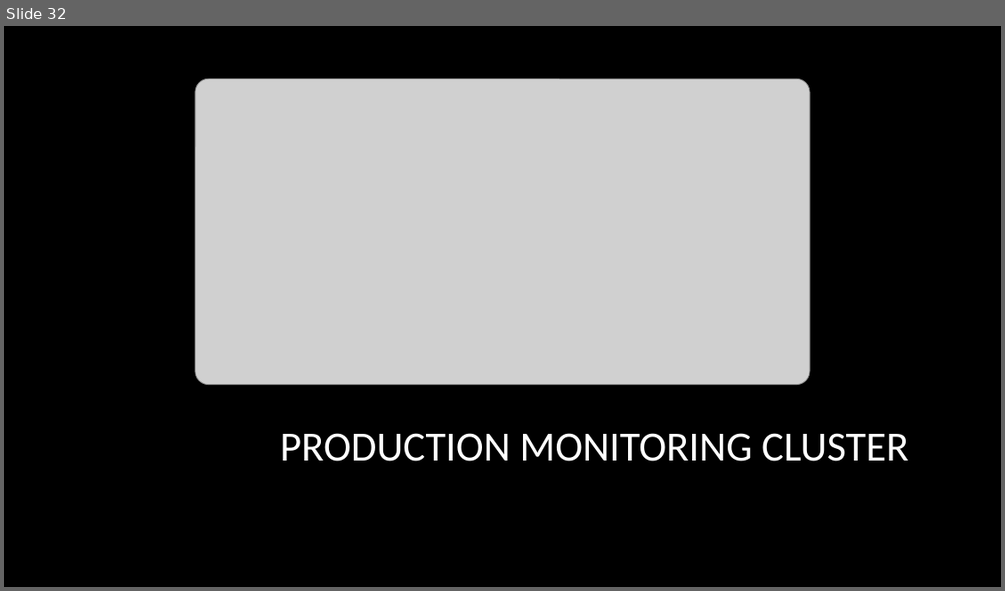
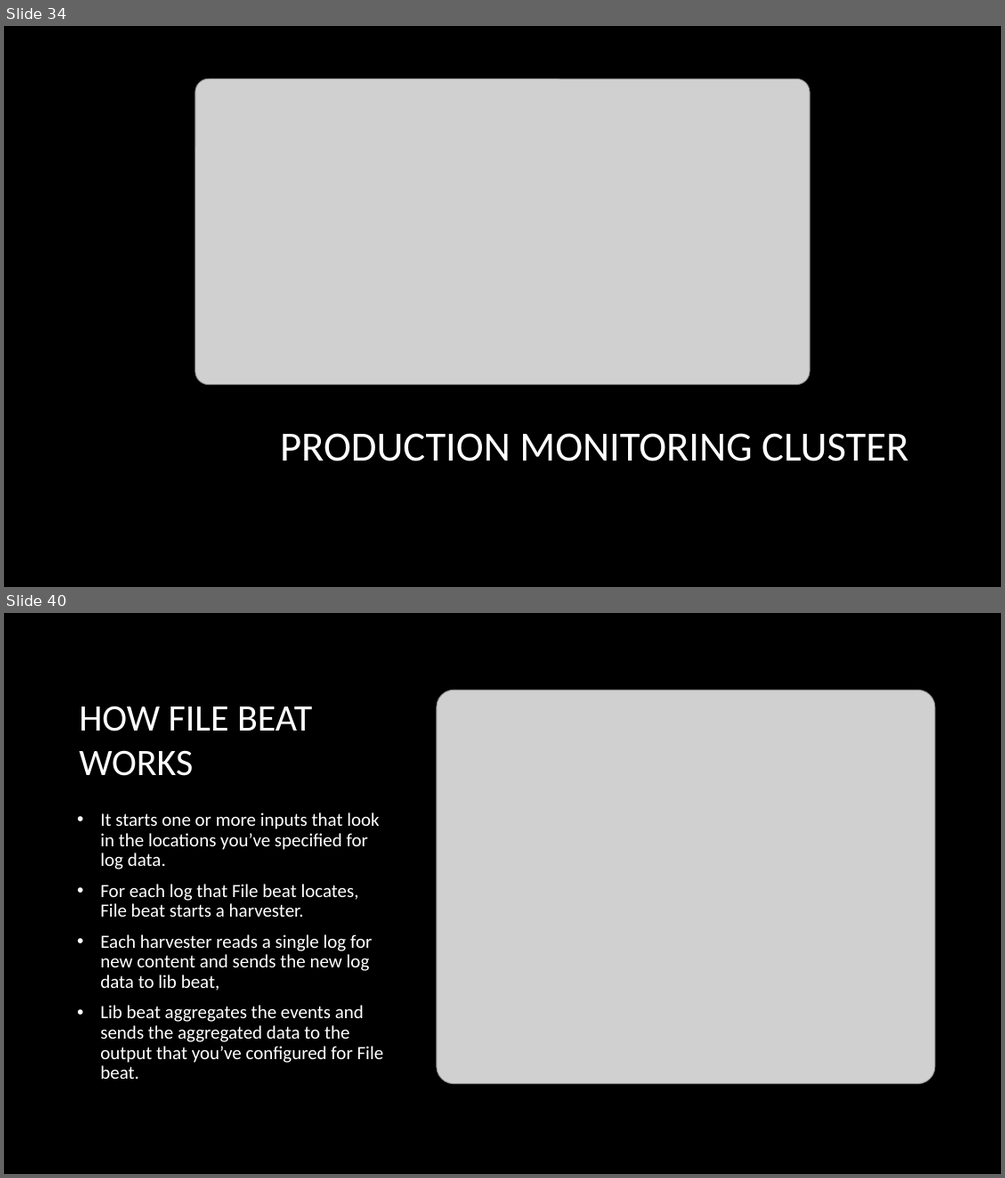
Before and after one commit to guanchaoguo/DeployElasticsearchUsingAnsible, a slide deck: artifacts/presentation/ElasticsearchUsingAnsible.pptx. Shown one above the other, each under a label of ours: slide 32 before the commit, slides 34 and 40 after it; the slides between them are not shown. The pictures are 1005x591 and 1005x1178 pixels, drawn with LibreOffice and Linux fonts; fonts in the diff are those of the drawing; grey boxes stand for pictures; background and template pictures are left out. Boxes give left, top, right and bottom in pixels: in the first picture for what was removed or moved away, otherwise in the second. Text is boxed around its words. In the diff, an @@ line names an element or a change of style, - is before the commit and + after.

```diff
--- a/artifacts/presentation/ElasticsearchUsingAnsible.pptx
+++ b/artifacts/presentation/ElasticsearchUsingAnsible.pptx
@@ slide 40 added at [4,613,1001,1174], background picture (left out) @@
@@ picture added at [437,690,935,1084] @@
@@ title added at [79,706,312,776], 36 pt, text #FFFFFF @@
+HOW FILE BEAT WORKS
@@ text added at [100,812,384,1078], 18 pt, text #FFFFFF @@
+• It starts one or more inputs that look in the locations you’ve specified for log data.
+• For each log that File beat locates, File beat starts a harvester.
+• Each harvester reads a single log for new content and sends the new log data to lib beat,
+• Lib beat aggregates the events and sends the aggregated data to the output that you’ve configured for File beat.
@@ what was slide 32 is now slide 34 @@
```
Also in this commit, not shown: 2 slides changed, 24 other slides added, 2 slides removed, 28 other files.
